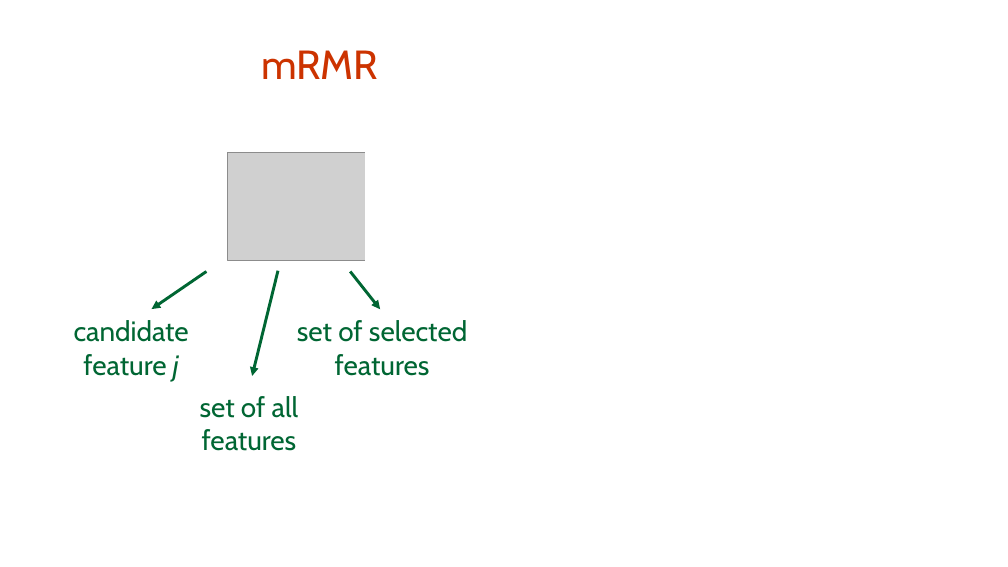
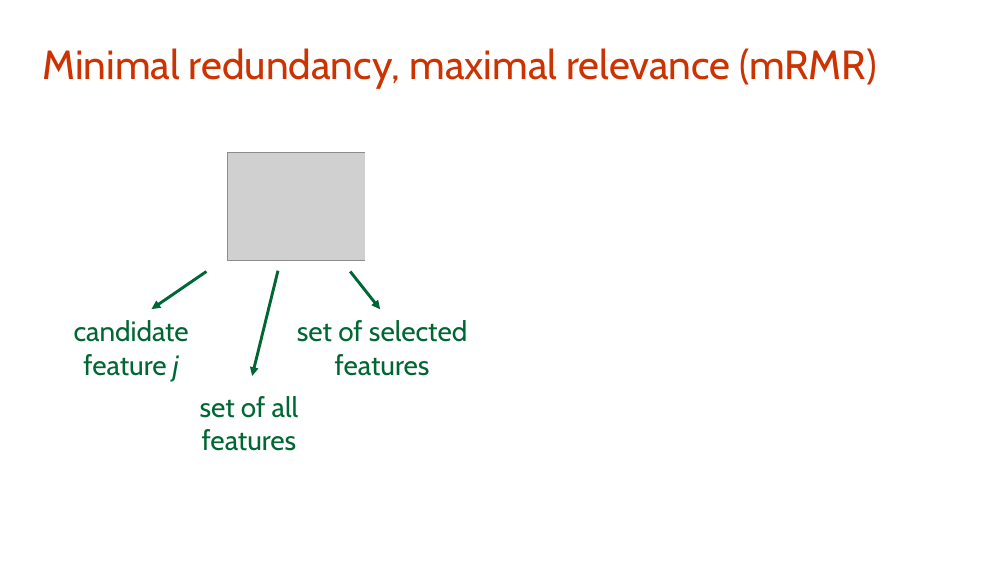
Before and after one commit to creggian/slides, a slide deck: slide 5 of 20171108_BNAIC/slides.odp. Drawn at 1008x567 pixels with LibreOffice and Linux fonts; fonts in the diff are those of the drawing; grey boxes stand for pictures. Boxes give left, top, right and bottom in pixels: in the first picture for what was removed or moved away, otherwise in the second. Text is boxed around its words. In the diff, an @@ line names an element or a change of style, - is before the commit and + after.

```diff
--- a/20171108_BNAIC/slides.odp
+++ b/20171108_BNAIC/slides.odp
@@ text at (43,48,877,88): text changed @@
-mRMR
+Minimal redundancy, maximal relevance (mRMR)
```
Also in this commit, not shown: 3 other slides changed, 1 slide added, 1 slide removed, 1 other file.
